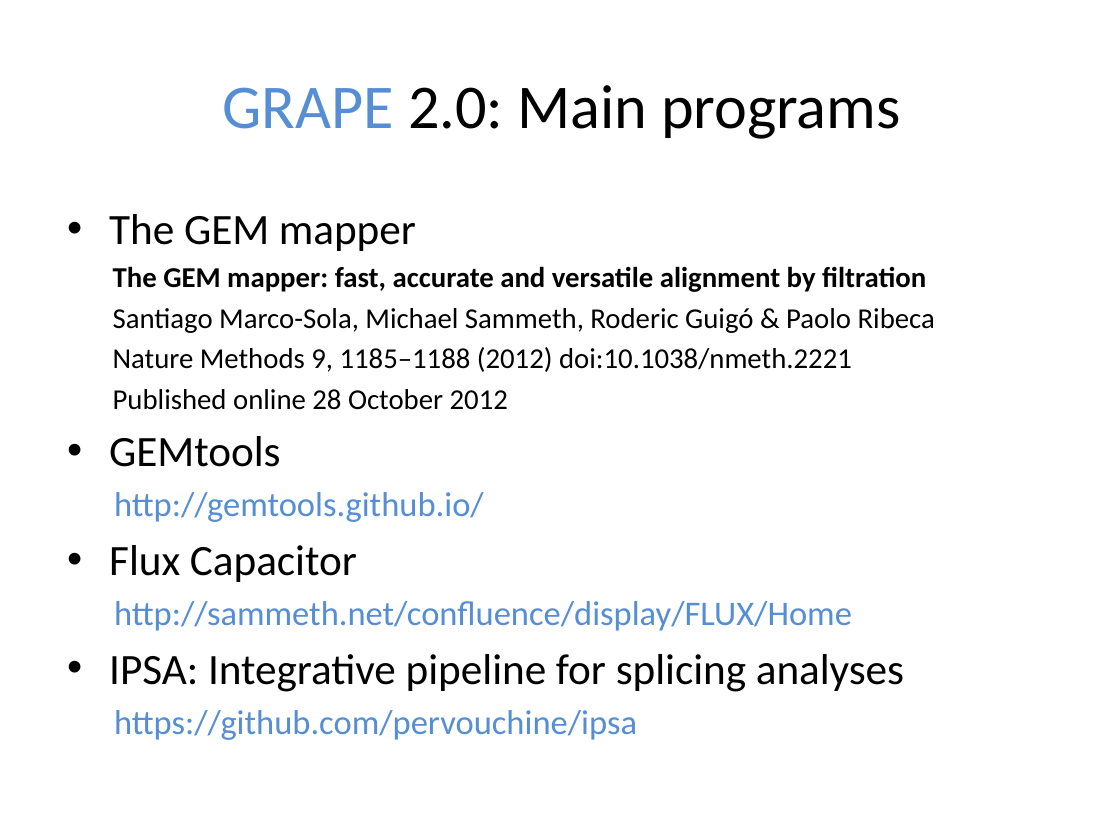
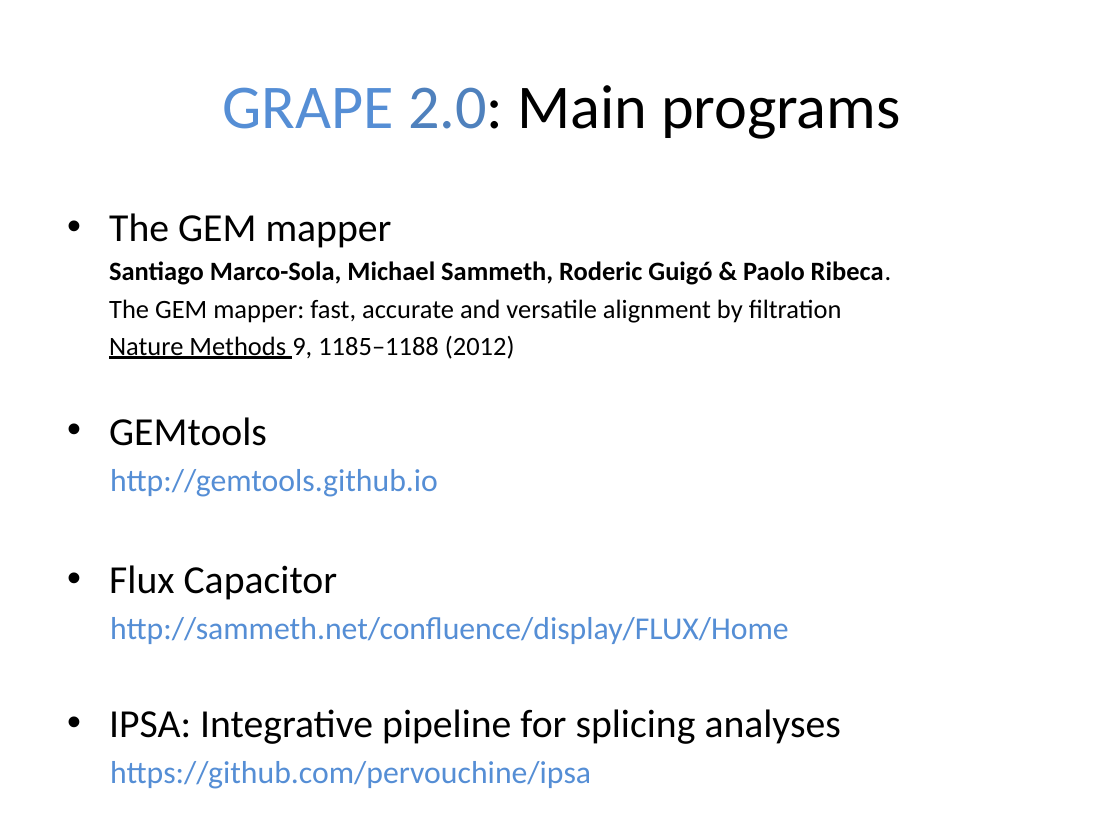
Before and after one commit to emi80/presentations, a slide deck: slide 5 of GRAPE/GRAPE.pptx. Drawn at 1120x840 pixels with LibreOffice and Linux fonts; fonts in the diff are those of the drawing. Boxes give left, top, right and bottom in pixels: in the first picture for what was removed or moved away, otherwise in the second. Text is boxed around its words. In the diff, an @@ line names an element or a change of style, - is before the commit and + after.

```diff
--- a/GRAPE/GRAPE.pptx
+++ b/GRAPE/GRAPE.pptx
@@ title "GRAPE 2.0: Main programs" at box(223, 85, 900, 139): text colour #000000 to #4F81BD in "2.0:" @@
@@ text at box(109, 213, 842, 744): size 27.8 to 25.5 pt in "The GEM mapper", "GEMtools", "Flux Capacitor", "IPSA: Integrative pipeline for splicing analyses"; size 18.5 to 17 pt, bold off in "The GEM mapper: fast, accurate and versatile ..."; size 22.2 to 20.4 pt in "http://sammeth.net/confluence/display/FLUX/Home", "https://github.com/pervouchine/ipsa" @@
@@ text at box(109, 261, 892, 285): paragraph added @@
+Santiago Marco-Sola, Michael Sammeth, Roderic Guigó & Paolo Ribeca.
@@ text at box(109, 336, 515, 359): text changed; size 18.5 to 17 pt @@
-Santiago Marco-Sola, Michael Sammeth, Roderic Guigó & Paolo Ribeca
-Nature Methods 9, 1185–1188 (2012) doi:10.1038/nmeth.2221
-Published online 28 October 2012
+Nature Methods 9, 1185–1188 (2012)
@@ text at box(110, 469, 438, 497): text changed; size 22.2 to 20.4 pt @@
-http://gemtools.github.io/
+http://gemtools.github.io
```
Also in this commit, not shown: 4 other slides changed, 1 slide removed.
